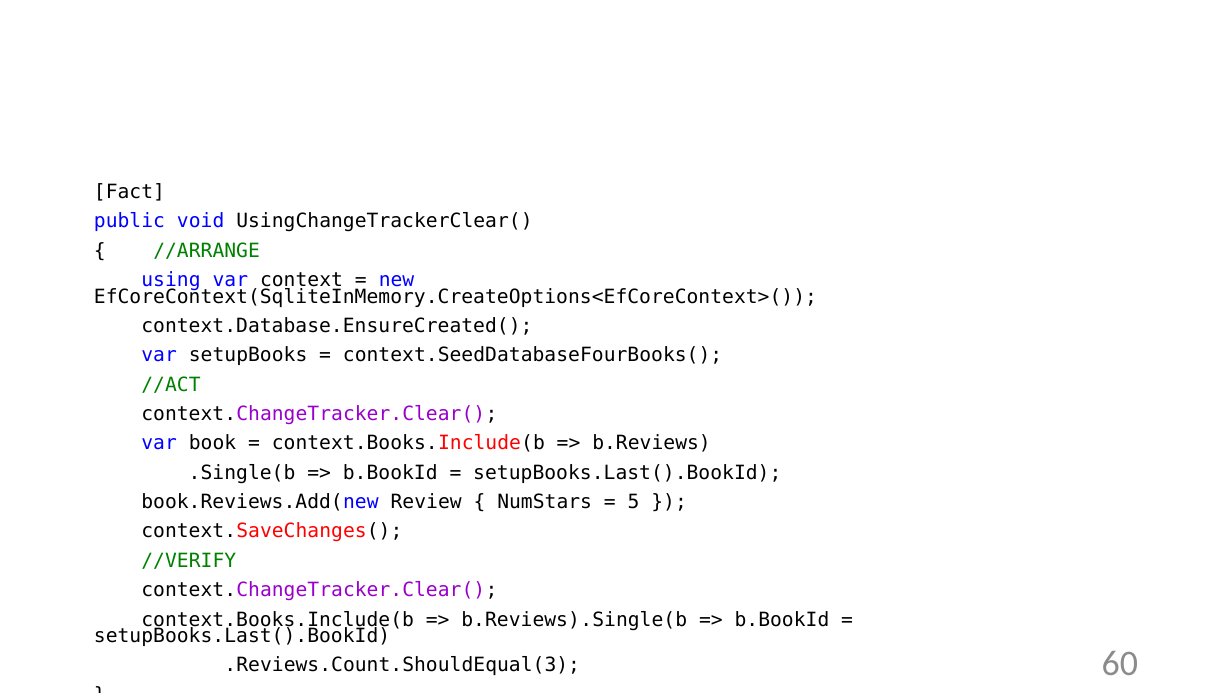
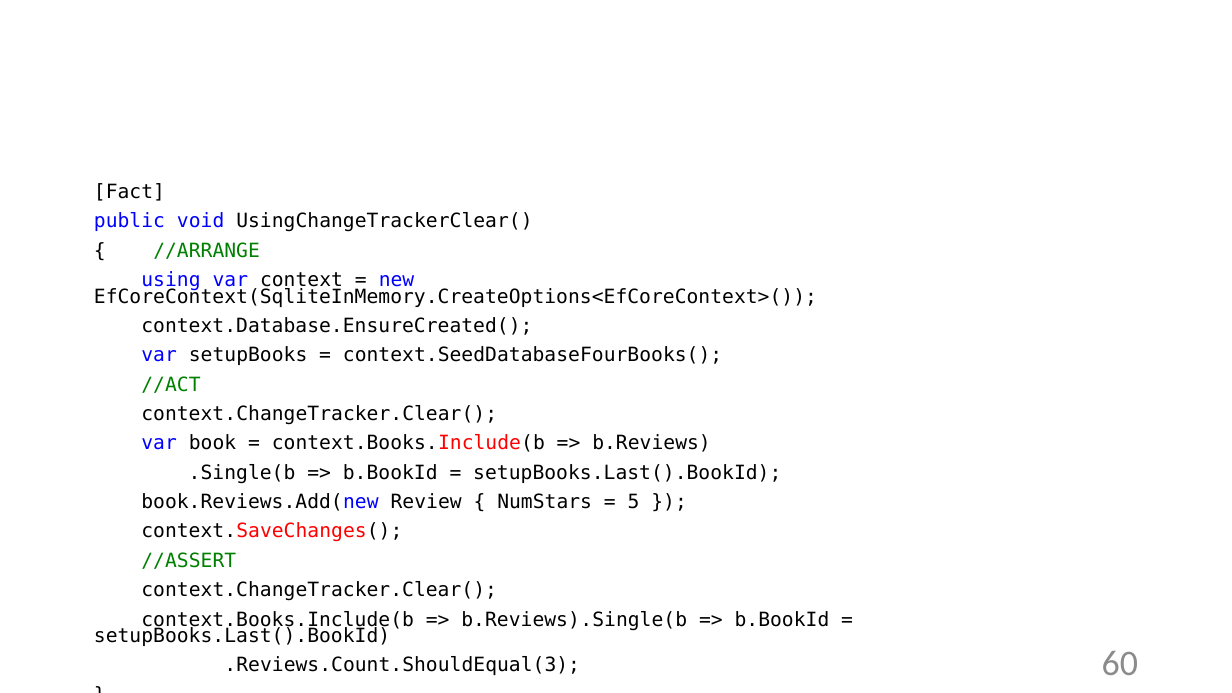
Before and after one commit to Sa1Gur/DbTest.Containers, a slide deck: slide 60 of DbaseTesting.pptx. Drawn at 1232x693 pixels with LibreOffice and Linux fonts; fonts in the diff are those of the drawing; background and template pictures are left out. Boxes give left, top, right and bottom in pixels: in the first picture for what was removed or moved away, otherwise in the second. Text is boxed around its words. In the diff, an @@ line names an element or a change of style, - is before the commit and + after.

```diff
--- a/DbaseTesting.pptx
+++ b/DbaseTesting.pptx
@@ text at [141, 405, 497, 601]: text colour #9900CC to #000000 in "context.ChangeTracker.Clear();", "context.ChangeTracker.Clear();" @@
@@ text at [141, 552, 236, 569]: text changed @@
-//VERIFY
+//ASSERT
```
Also in this commit, not shown: 10 other slides changed, 1 slide added, 1 slide removed, 4 other files.
